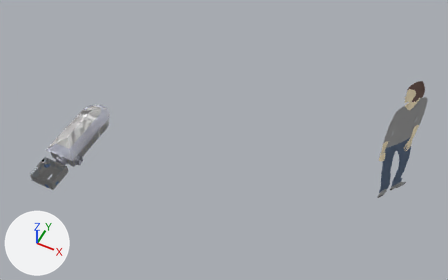
What one commit did to the Blender file assets/GalleryInteriorV2.blend.
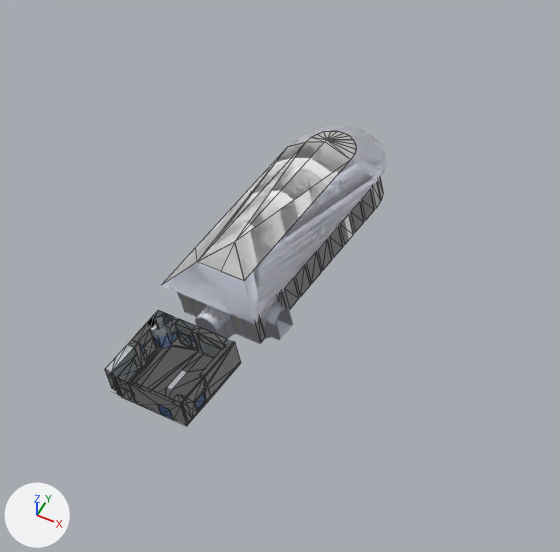
There are two pictures of each version: one whole from a camera (50 mm lens) standing at (1536.0, -1277.0, 2218.0) and looking at (787.0, 223.0, 344.0), one close up on the part from 0% to 36% of the width and 25% to 81% of the height. Arrows for +X, +Y and +Z are at lower left; the lights stay in place. The close-ups show mesh edges as thin lines.

The scene before the commit, as lines of its bpy script (objects in view):
```python
ob_sketchup = bpy.data.objects.new('SketchUp', me_id226)
ob_sketchup.parent = ob_empty
ob_sketchup.location = (0.0, 0.0, -7.471)
ob_sketchup.scale = (0.0254, 0.0254, 0.0254)
ob_sketchup_198 = bpy.data.objects.new('SketchUp.198', me_id1186)
ob_sketchup_198.parent = ob_empty
ob_sketchup_198.location = (0.0, 0.0, -7.471)
ob_sketchup_198.scale = (0.0254, 0.0254, 0.0254)
ob_sketchup_294 = bpy.data.objects.new('SketchUp.294', me_id229)
ob_sketchup_294.parent = ob_empty_001
ob_sketchup_294.location = (0.0, -21.54, -7.066)
ob_sketchup_294.scale = (0.0254, 0.0254, 0.0254)
# also in view: 'SketchUp.339' at (101.0, -52.0, 22.0); 'SketchUp.306' at (47.0, -5.0, 22.0); 'SketchUp.327' at (48.0, -53.0, 1.0); 'SketchUp.199' at (45.0, 206.0, 100.0)
```
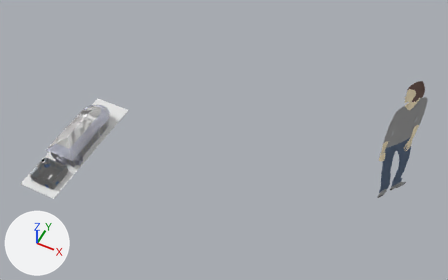
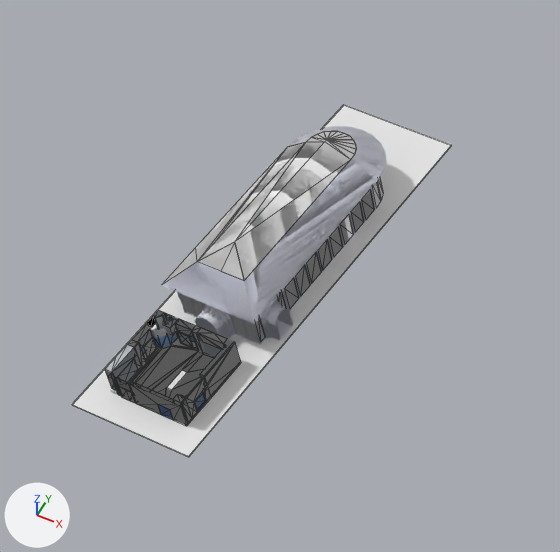
Location of each change, [x1, y1, x2, y2] in pixels of the close-ups (560 x 552 px):
'Cube', added
    after: [72, 104, 452, 457]

Diff of the bpy script that builds the scene:
```diff
--- a/assets/GalleryInteriorV2.blend.py
+++ b/assets/GalleryInteriorV2.blend.py
@@ me_cube @@
+me_cube.from_pydata(...)  # a box spanning x -1.0..1.0, y -1.0..1.0, z -1.0..1.0
@@ ob_cube @@
+ob_cube = bpy.data.objects.new('Cube', me_cube)
+ob_cube.location = (40.0, 157.0, 0.0)
+ob_cube.scale = (91.9, 306.0, 1.0)
```
